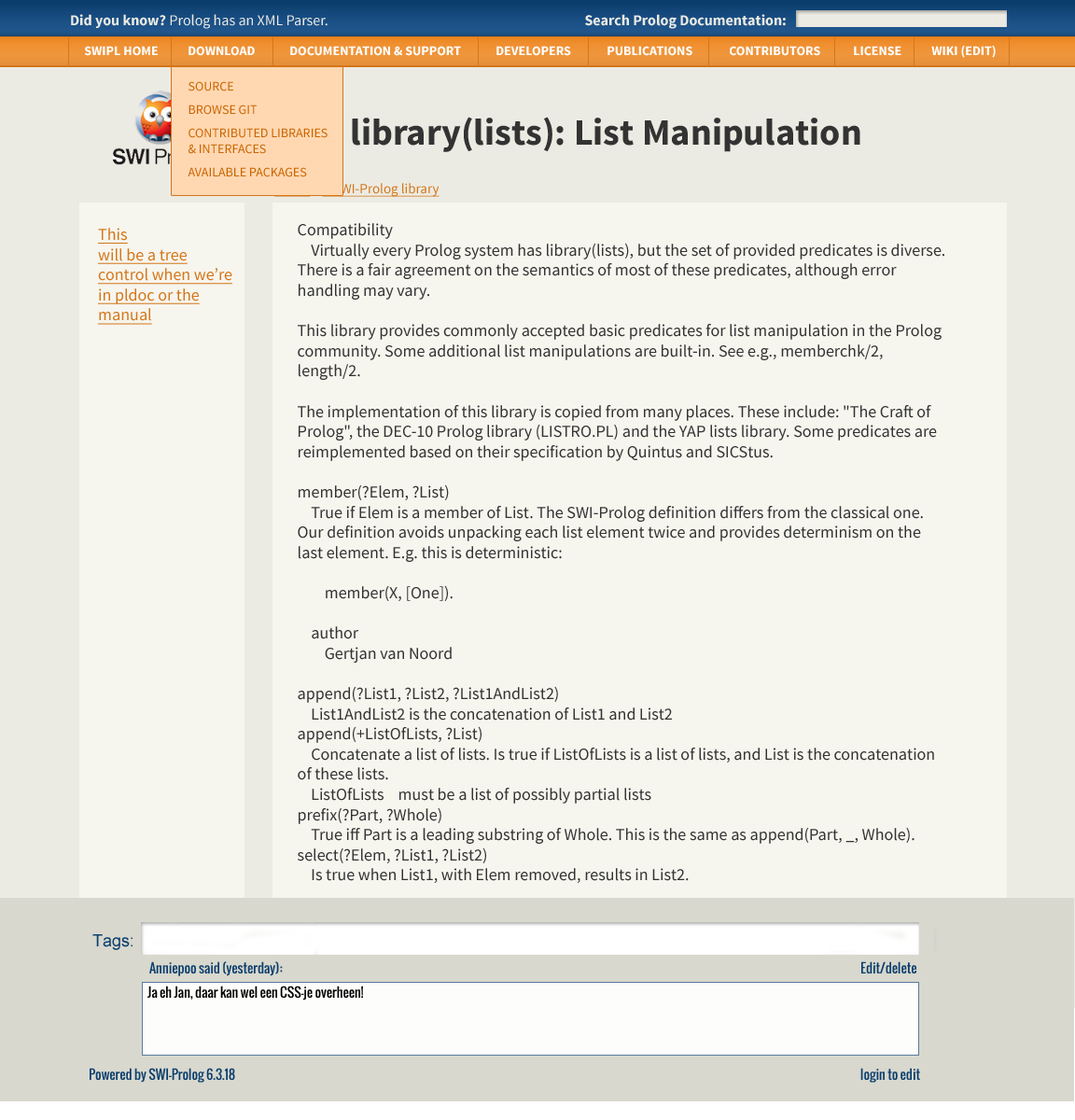
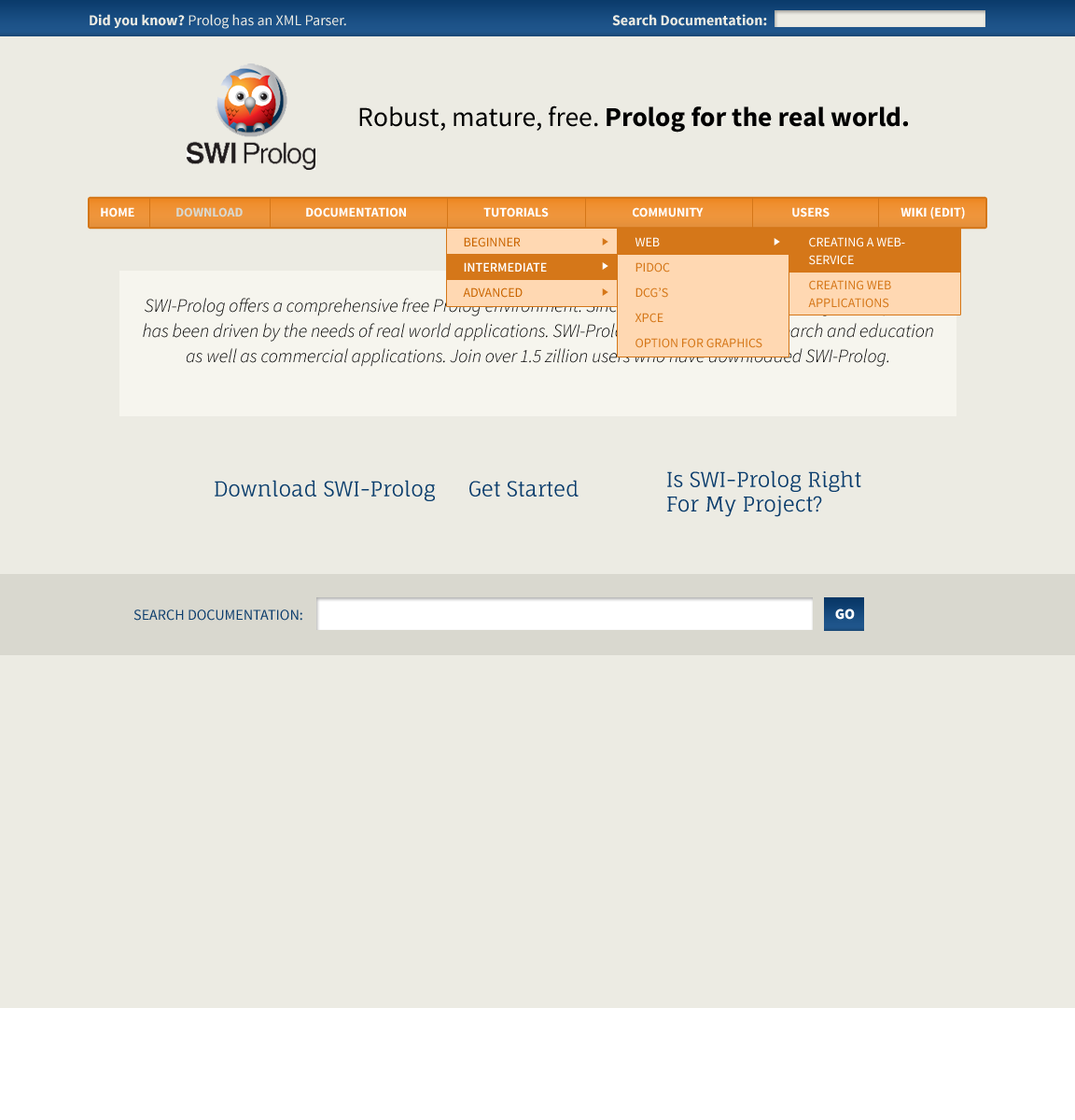
Before/after of a (1075, 1120) layered artwork. What changed in the layer stack:
showed group "V2 menu below" (67 layers) over [0, 10, 1075, 655]
painted on "Download" (2nd of 5, in "V2 menu below" › "Menu" › "Menu Items" › "Download") over [176, 207, 243, 218]
showed group "DROPDOWN: Tutorials Menu" (13 layers) over [445, 228, 961, 357]
hid group "V1 menu top/CONTENT - 2COL" (57 layers) over [0, 10, 1075, 1101]
